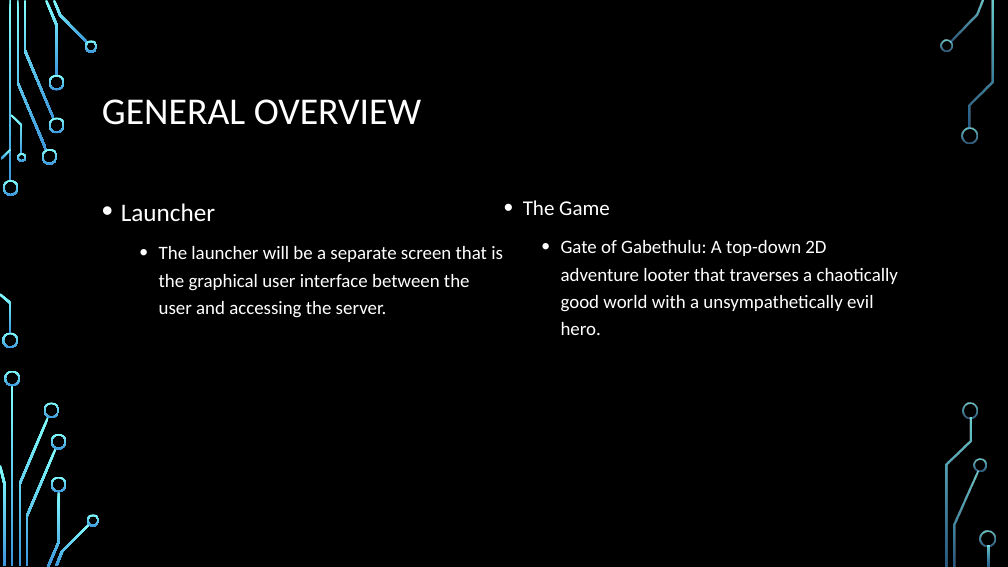
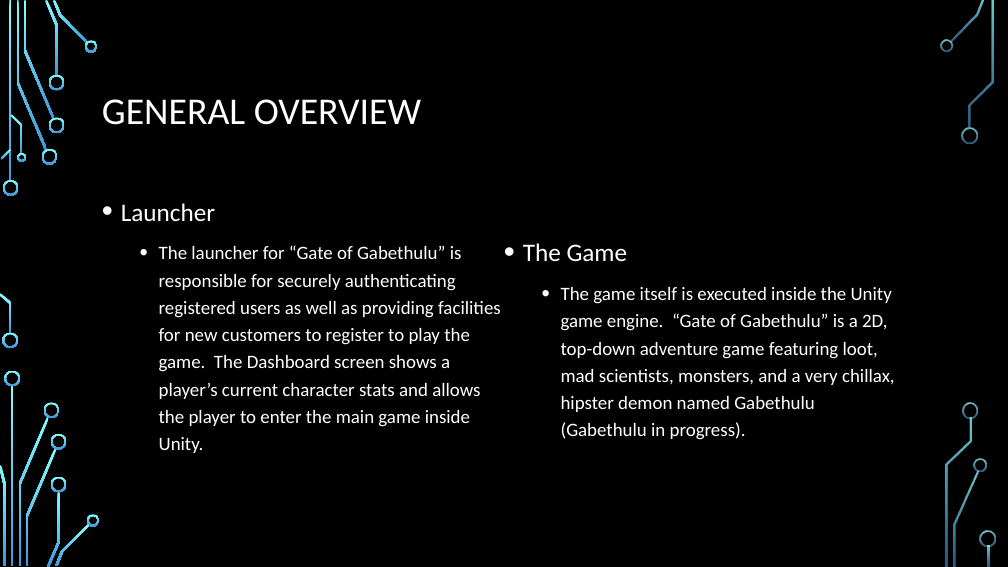
Before and after one commit to Team7-SoftEng/Asset-Development, a slide deck: slide 2 of Gate of GAbethulu.pptx. Drawn at 1008x567 pixels with LibreOffice and Linux fonts; fonts in the diff are those of the drawing; background and template pictures are left out. Boxes give left, top, right and bottom in pixels: in the first picture for what was removed or moved away, otherwise in the second. Text is boxed around its words. In the diff, an @@ line names an element or a change of style, - is before the commit and + after.

```diff
--- a/Gate of GAbethulu.pptx
+++ b/Gate of GAbethulu.pptx
@@ text at (159,245,501,453): text changed @@
-    • The launcher will be a separate screen that is the graphical user interface between the user and accessing the server.
+    • The launcher for “Gate of Gabethulu” is responsible for securely authenticating registered users as well as providing facilities for new customers to register to play the game. The Dashboard screen shows a player’s current character stats and allows the player to enter the main game inside Unity.
@@ text at (523,243,628,261): size 20 to 24 pt in "The Game" @@
@@ text at (561,287,895,440): text changed @@
-    • Gate of Gabethulu: A top-down 2D adventure looter that traverses a chaotically good world with a unsympathetically evil hero.
+    • The game itself is executed inside the Unity game engine. “Gate of Gabethulu” is a 2D, top-down adventure game featuring loot, mad scientists, monsters, and a very chillax, hipster demon named Gabethulu (Gabethulu in progress).
```
Also in this commit, not shown: 3 other slides changed, 1 other file.
